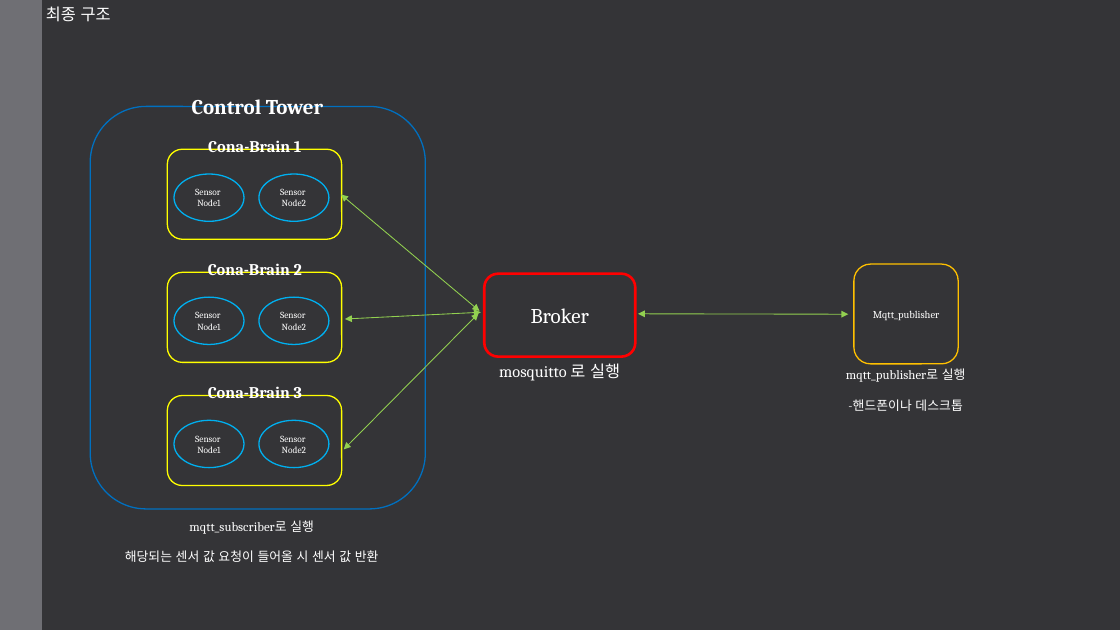
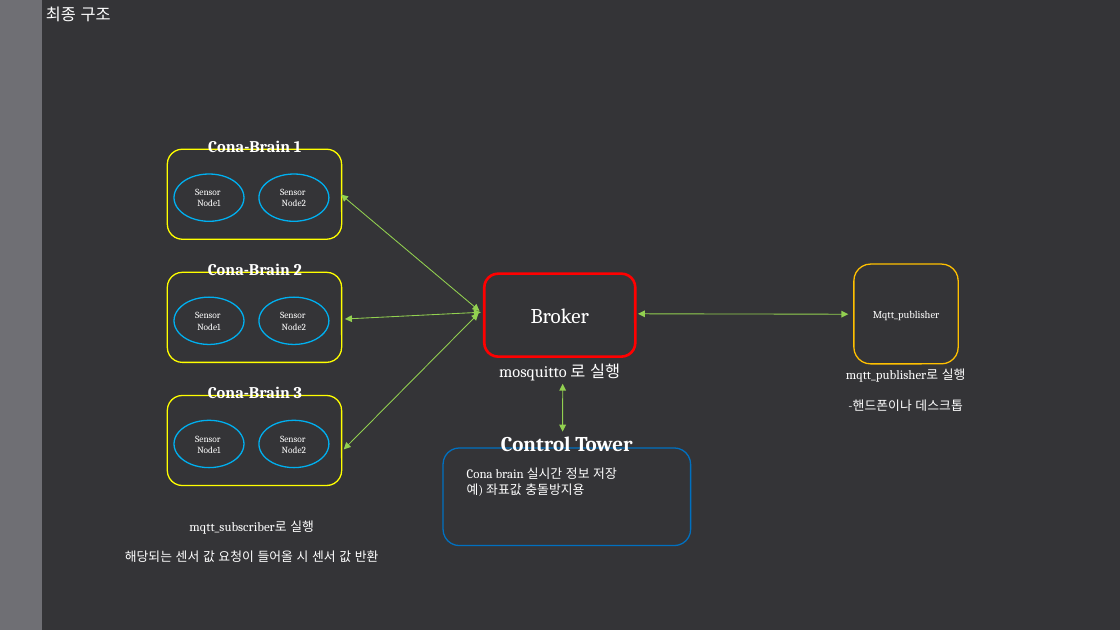
Before and after one commit to jojae38/mqtt_publisher, a slide deck: slide 5 of mqtt_data.pptx. Drawn at 1120x630 pixels with LibreOffice and Linux fonts; fonts in the diff are those of the drawing. Boxes give left, top, right and bottom in pixels: in the first picture for what was removed or moved away, otherwise in the second. Text is boxed around its words. In the diff, an @@ line names an element or a change of style, - is before the commit and + after.

Commit message:
ppt update

```diff
--- a/mqtt_data.pptx
+++ b/mqtt_data.pptx
@@ double arrow added from (563, 384) to (563, 432), #92D050 0.75 pt @@
@@ text "Control Tower" rewrapped from [192,99,323,114] to [501,431,632,451] @@
@@ rounded rectangle: place and size @@
-rounded rectangle at [90,107,425,509]
+rounded rectangle at [443,448,691,545]
@@ text added at [467,467,617,496], 11 pt, text #FFFFFF @@
+Cona brain 실시간 정보 저장
+예) 좌표값 충돌방지용
```
Also in this commit, not shown: 1 other slide changed.
